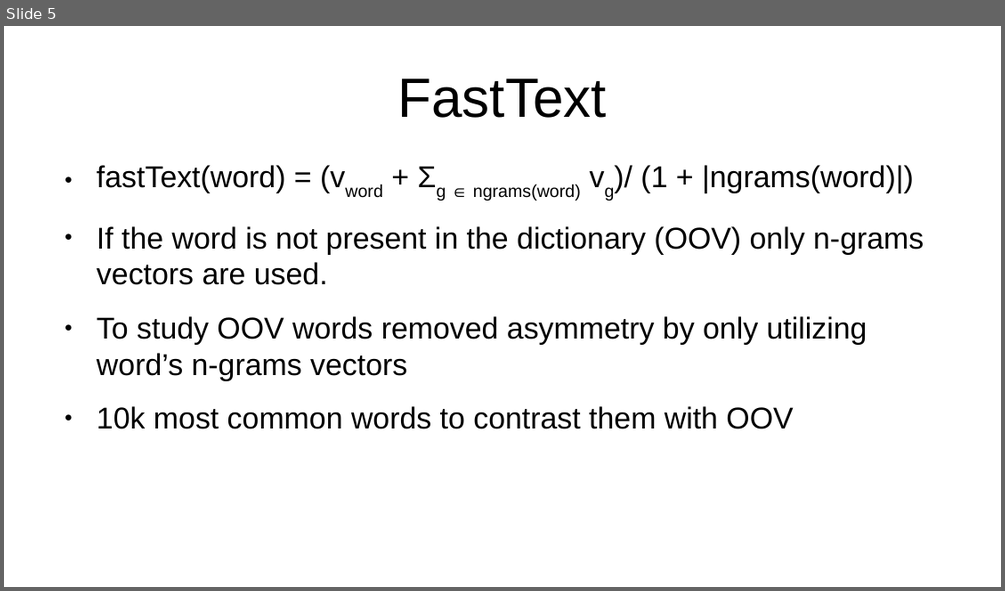
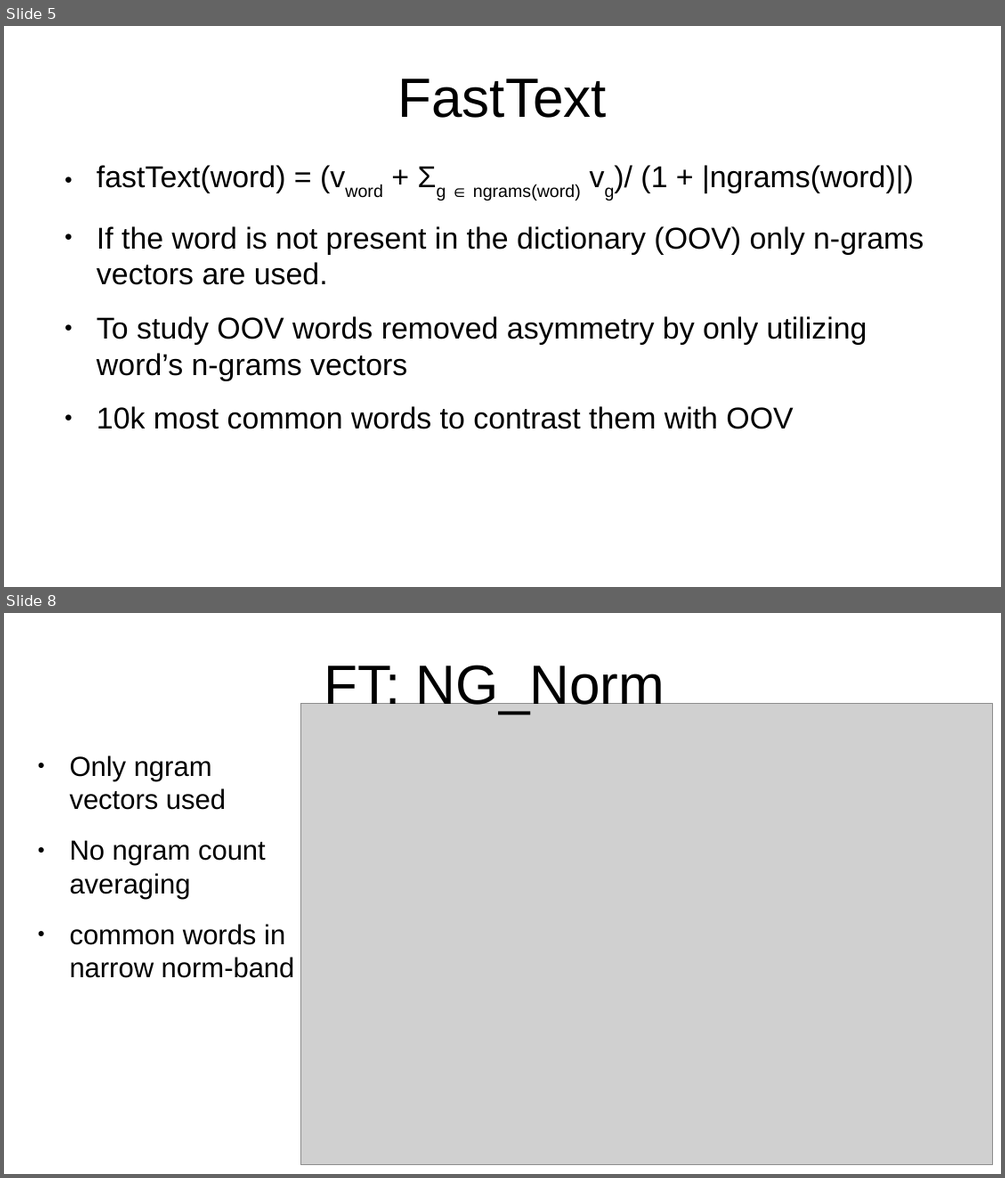
Before and after one commit to vackosar/fasttext-vector-norms-and-oov-words, a slide deck: presentation.odp. Shown one above the other, each under a label of ours: slide 5 before the commit, slides 5 and 8 after it; the slides between them are not shown. The pictures are 1005x591 and 1005x1178 pixels, drawn with LibreOffice and Linux fonts; fonts in the diff are those of the drawing; grey boxes stand for pictures. Boxes give left, top, right and bottom in pixels: in the first picture for what was removed or moved away, otherwise in the second. Text is boxed around its words. In the diff, an @@ line names an element or a change of style, - is before the commit and + after.

```diff
--- a/presentation.odp
+++ b/presentation.odp
@@ slide 8 added at (4,613,1001,1174), background #FFFFFF @@
@@ title added at (324,665,664,714), 44 pt, text #000000 @@
+FT: NG_Norm
@@ picture added at (301,704,994,1165) @@
@@ text added at (70,755,295,978), 22 pt, text #000000 @@
+● Only ngram vectors used
+● No ngram count averaging
+● common words in narrow norm-band
```
Also in this commit, not shown: 2 slides changed, 1 other slide added.
